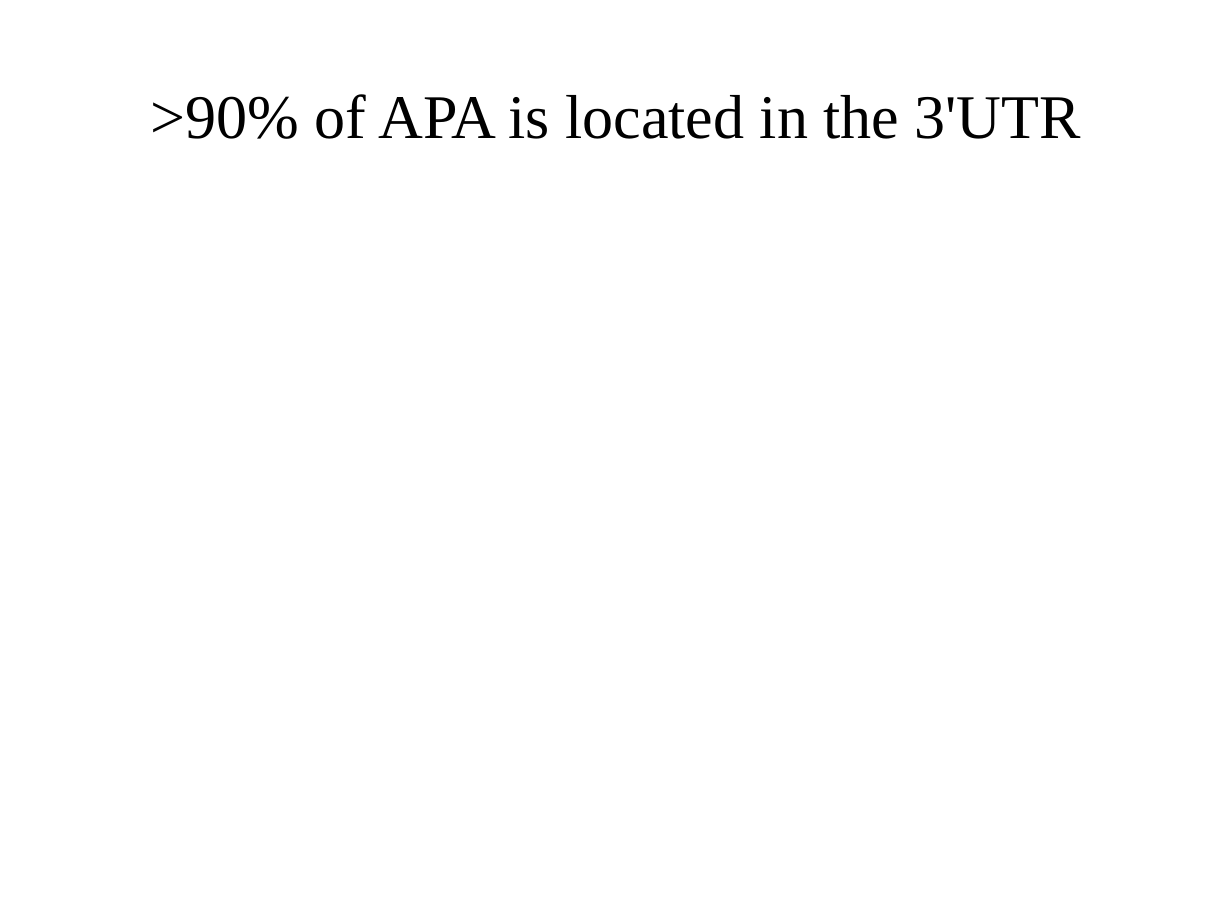
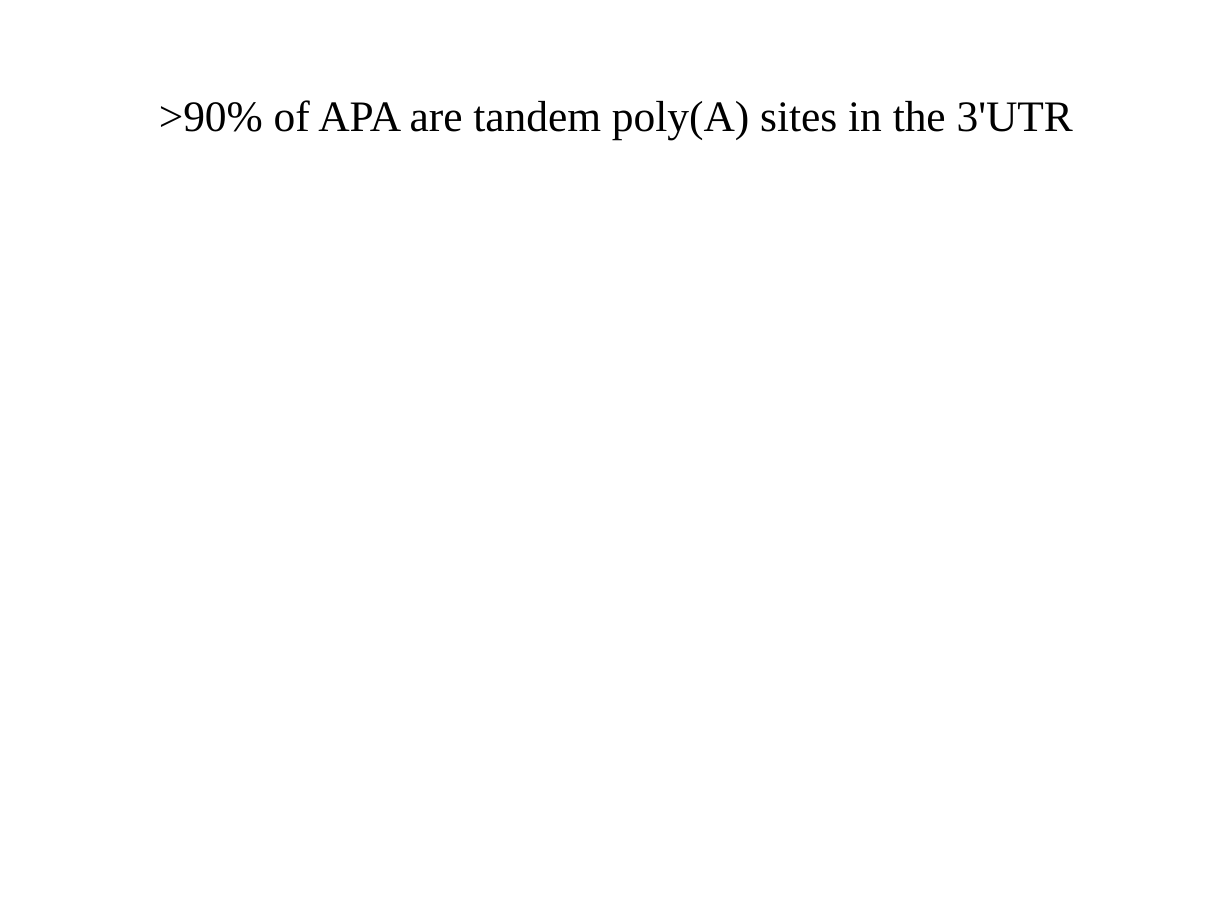
Before and after one commit to wilkinsonlab/m-oryzae-polya, a slide deck: slide 14 of doc/version_21_test/oryzae_presentation.odp (slide 12 before the commit). Drawn at 1232x924 pixels with LibreOffice and Linux fonts; fonts in the diff are those of the drawing. Boxes give left, top, right and bottom in pixels: in the first picture for what was removed or moved away, otherwise in the second. Text is boxed around its words. In the diff, an @@ line names an element or a change of style, - is before the commit and + after.

Commit message:
new polyA extract

```diff
--- a/doc/version_21_test/oryzae_presentation.odp
+++ b/doc/version_21_test/oryzae_presentation.odp
@@ title at (x1=159, y1=100, x2=1073, y2=140): text changed; size 40 to 28 pt @@
->90% of APA is located in the 3'UTR
+>90% of APA are tandem poly(A) sites in the 3'UTR
```
Also in this commit, not shown: 28 other slides changed, 2 slides added, 1 slide removed, 6 other files.
